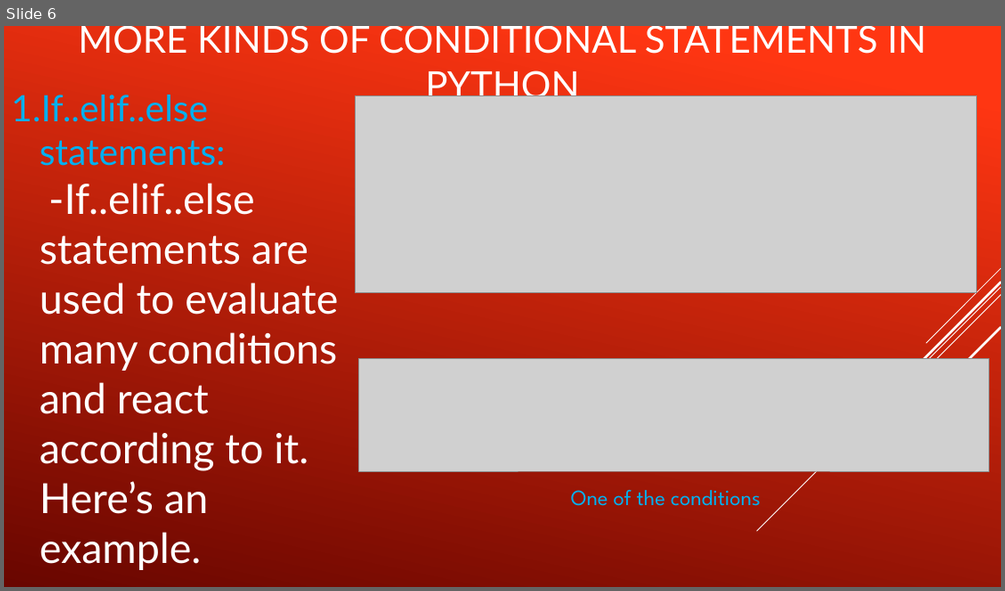
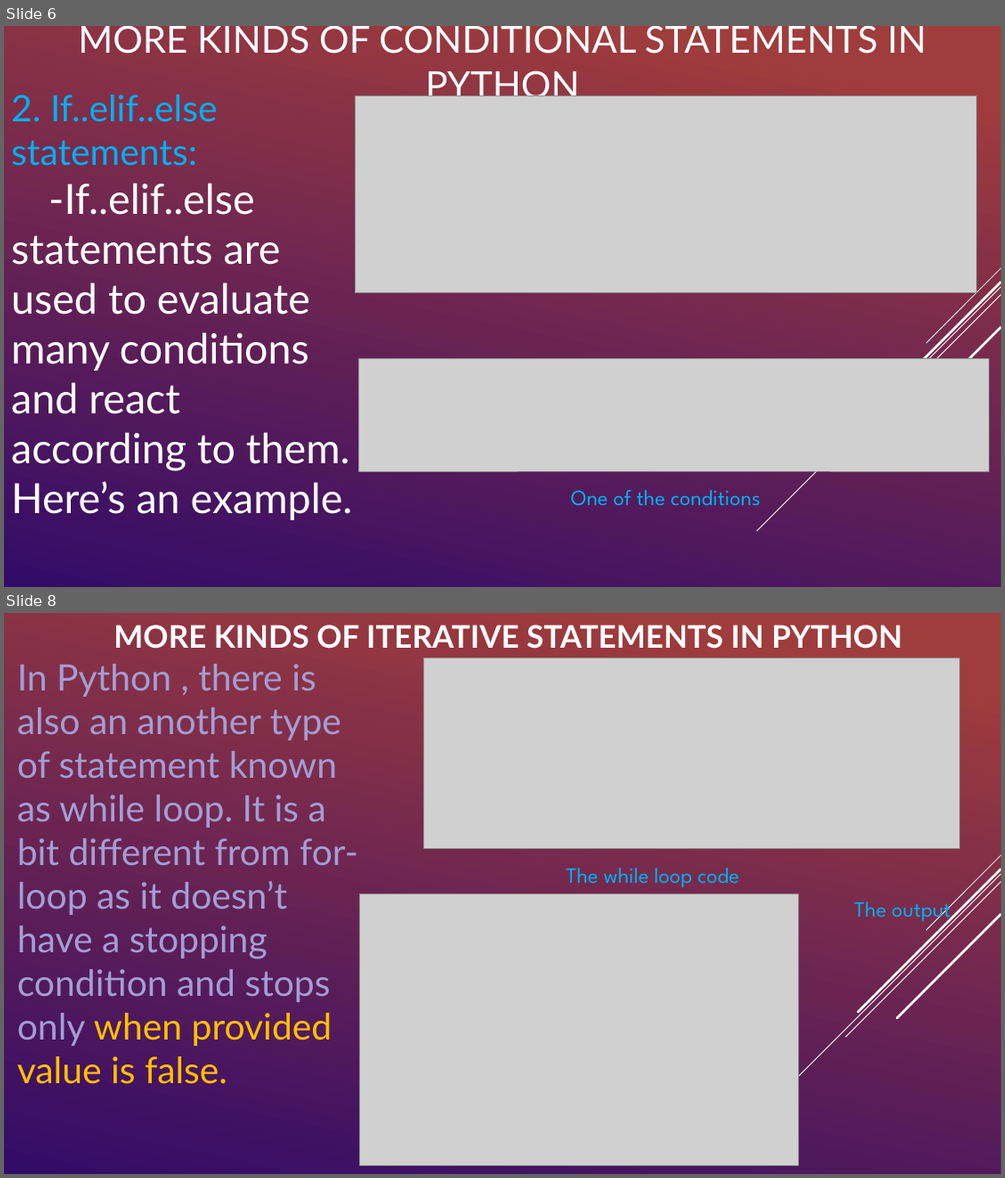
Before and after one commit to AyushisPro2011/Presentation, a slide deck: Presentation.pptx. Shown one above the other, each under a label of ours: slide 6 before the commit, slides 6 and 8 after it; the slides between them are not shown. The pictures are 1005x591 and 1005x1178 pixels, drawn with LibreOffice and Linux fonts; fonts in the diff are those of the drawing; grey boxes stand for pictures. Boxes give left, top, right and bottom in pixels: in the first picture for what was removed or moved away, otherwise in the second. Text is boxed around its words. In the diff, an @@ line names an element or a change of style, - is before the commit and + after.

```diff
--- a/Presentation.pptx
+++ b/Presentation.pptx
@@ slide 8 added at [4,613,1001,1174], background gradient #3C9F4A to #330B69; not listed: 5 template elements that a slide beside it also shows @@
@@ text added at [113,625,902,649], 30 pt, text #FFFFFF, bold @@
+MORE KINDS OF ITERATIVE STATEMENTS IN PYTHON
@@ text added at [17,664,358,1084], 35 pt, text #A39ED4 @@
+In Python , there is also an another type of statement known as while loop. It is a bit different from for- loop as it doesn’t have a stopping condition and stops only when provided value is false.
@@ picture added at [424,658,960,849] @@
@@ text added at [566,868,739,887], 21 pt, text #00B0F0 @@
+The while loop code
@@ picture added at [359,893,798,1165] @@
@@ text added at [854,901,950,923], 21 pt, text #00B0F0 @@
+The output
@@ slide 6 changed as well @@
@@ background gradient #FF3712 to #6A0600 to gradient #3C9F4A to #330B69 @@
@@ text at [11,95,353,520]: text changed @@
-1. If..elif..else statements:
-   -If..elif..else statements are used to evaluate many conditions and react according to it. Here’s an example.
+2. If..elif..else statements:
+-If..elif..else statements are used to evaluate many conditions and react according to them. Here’s an example.
```
Also in this commit, not shown: 6 other slides changed, 1 other slide added, 1 other file.
